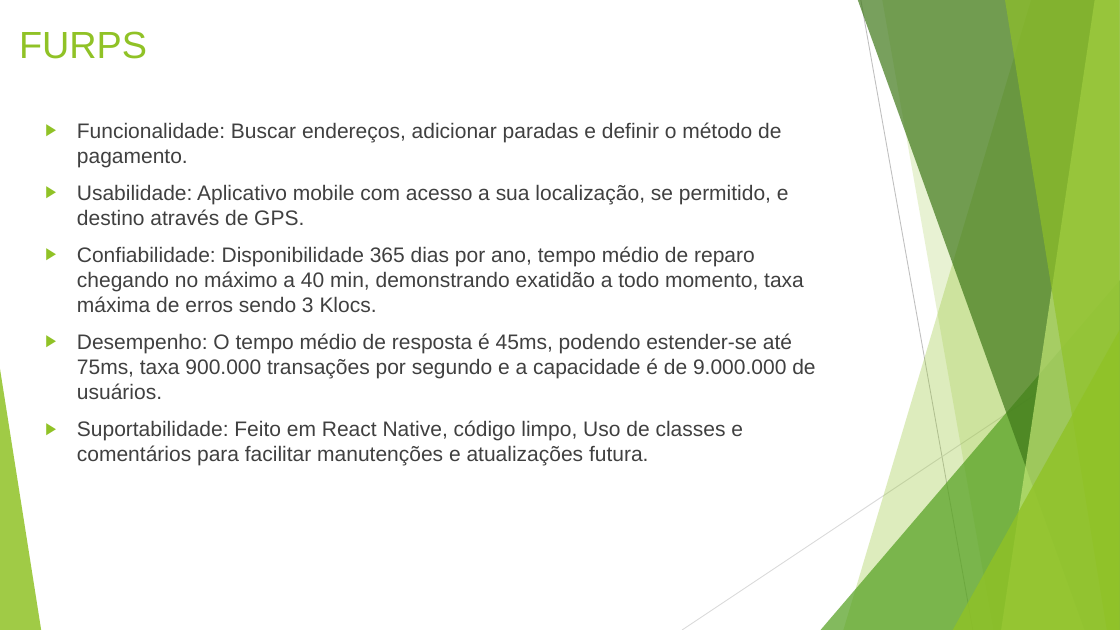
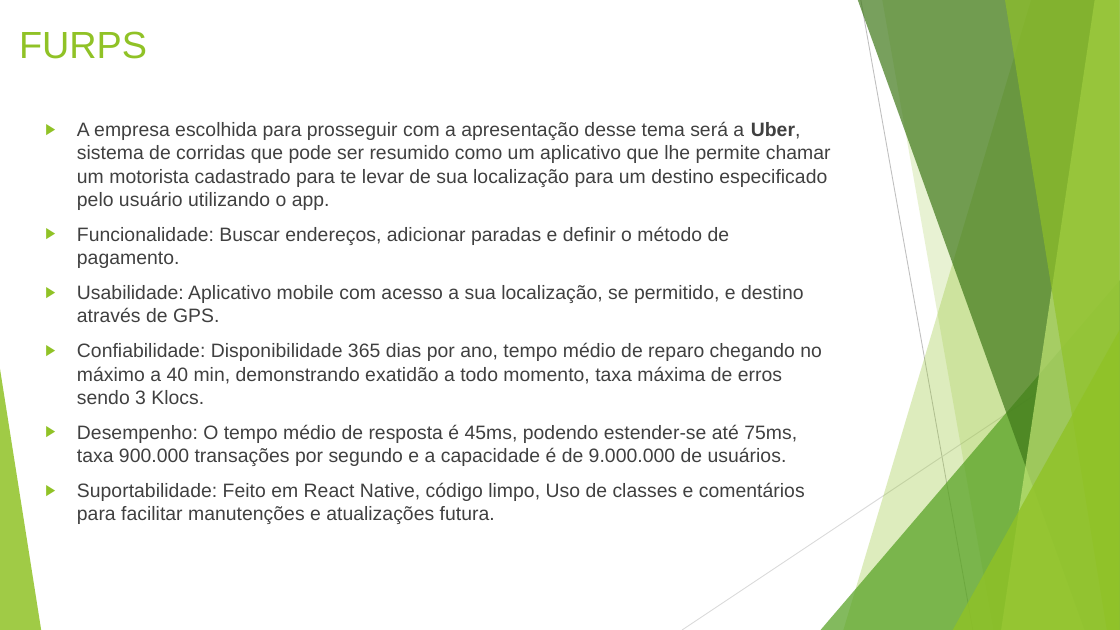
Before and after one commit to GusBaka/aulafurps, a slide deck: slide 3 of Gestão e Qualidade de software 03-04.pptx. Drawn at 1120x630 pixels with LibreOffice and Linux fonts; fonts in the diff are those of the drawing. Boxes give left, top, right and bottom in pixels: in the first picture for what was removed or moved away, otherwise in the second. Text is boxed around its words. In the diff, an @@ line names an element or a change of style, - is before the commit and + after.

```diff
--- a/Gestão e Qualidade de software 03-04.pptx
+++ b/Gestão e Qualidade de software 03-04.pptx
@@ text at box(77, 121, 831, 210): paragraph added @@
+▶ A empresa escolhida para prosseguir com a apresentação desse tema será a Uber, sistema de corridas que pode ser resumido como um aplicativo que lhe permite chamar um motorista cadastrado para te levar de sua localização para um destino especificado pelo usuário utilizando o app.
@@ text at box(77, 226, 822, 501): size 18 to 16.6 pt in "Funcionalidade: Buscar endereços, adicionar paradas e defini ...", "Usabilidade: Aplicativo mobile com acesso a sua ...", "Confiabilidade: Disponibilidade 365 dias por ano, tempo ...", "Desempenho: O tempo médio de resposta é ..." and 1 more places @@
```
Also in this commit, not shown: 4 other slides changed.
